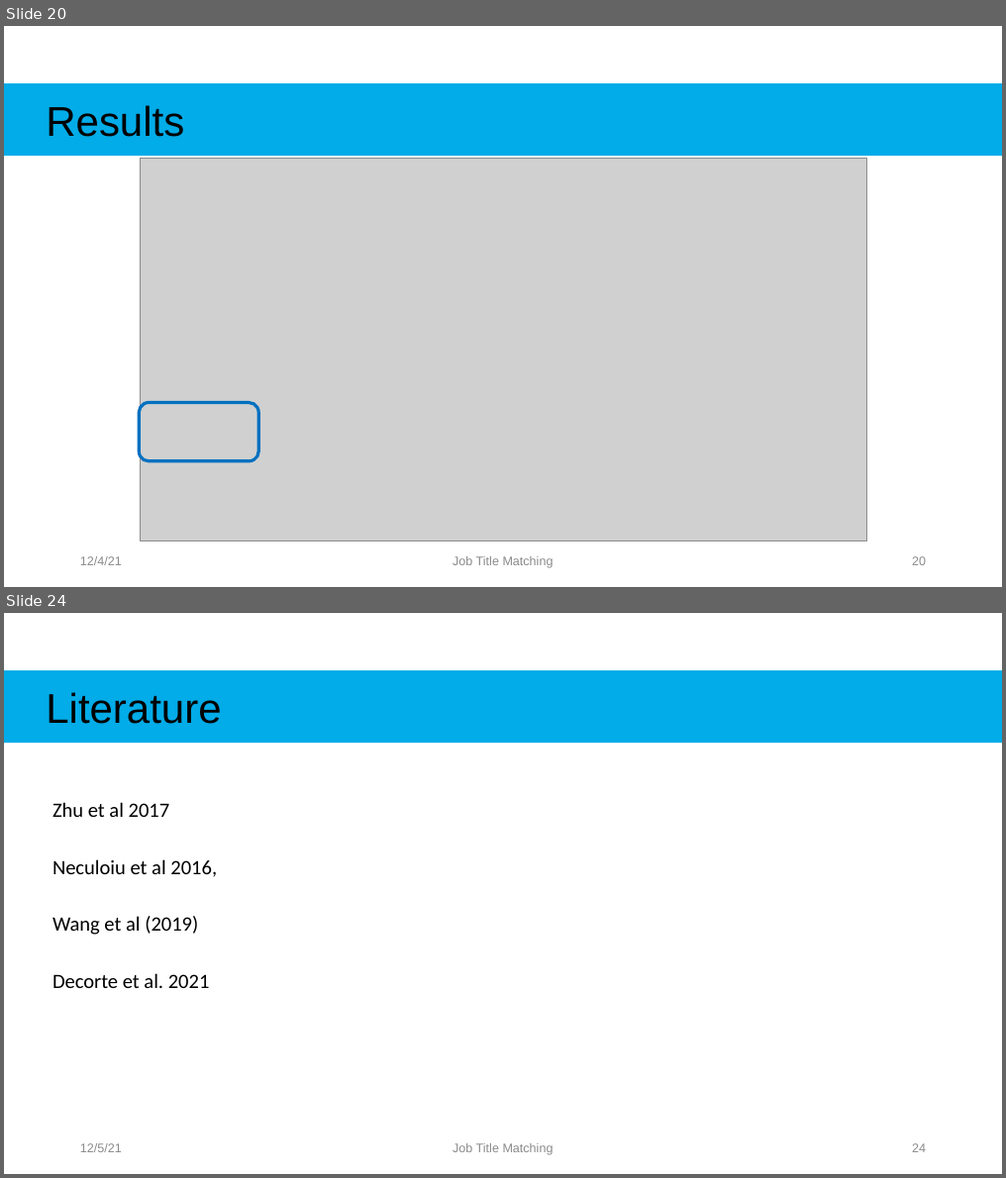
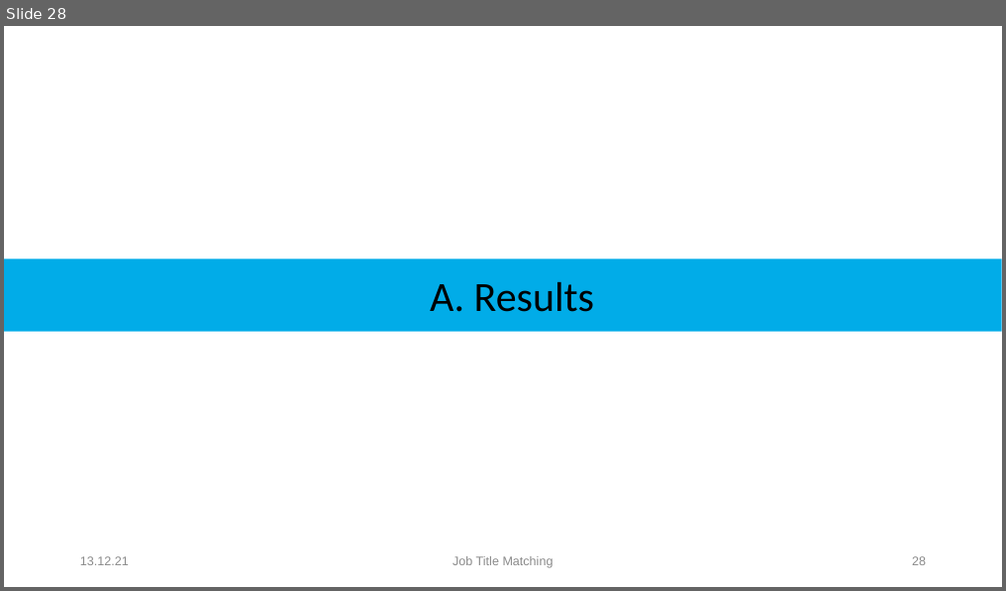
Before and after one commit to Rahkakavee/job-title-matching, a slide deck: presentation/Kolloquium.pptx. Shown one above the other, each under a label of ours: slides 20 and 24 before the commit, slide 28 after it; the slides between them are not shown. The pictures are 1006x1178 and 1006x591 pixels, drawn with LibreOffice and Linux fonts; fonts in the diff are those of the drawing; grey boxes stand for pictures. Boxes give left, top, right and bottom in pixels: in the first picture for what was removed or moved away, otherwise in the second. Text is boxed around its words. In the diff, an @@ line names an element or a change of style, - is before the commit and + after.

```diff
--- a/presentation/Kolloquium.pptx
+++ b/presentation/Kolloquium.pptx
@@ slide 24 removed at bbox=[4, 613, 1002, 1174], background #FFFFFF @@
@@ rectangle removed at bbox=[4, 670, 1002, 744] @@
-Literature
@@ text removed at bbox=[53, 802, 217, 988] @@
-Zhu et al 2017
-Neculoiu et al 2016,
-Wang et al (2019)
-Decorte et al. 2021
@@ text removed at bbox=[80, 1144, 122, 1153] @@
-12/5/21
@@ text removed at bbox=[452, 1144, 553, 1156] @@
-Job Title Matching
@@ page number removed at bbox=[912, 1144, 926, 1153] @@
-24
@@ what was slide 20 is now slide 28 @@
@@ slide 28 changed as well @@
@@ picture removed at bbox=[140, 158, 866, 541] @@
@@ rectangle "A. Results": place and size @@
-rectangle "A. Results" at bbox=[4, 83, 1002, 157]
+rectangle "A. Results" at bbox=[4, 259, 1002, 332]
@@ text in rectangle at bbox=[430, 282, 594, 312]: text changed; font Arial to Calibri @@
-Results
+A. Results
@@ rounded rectangle removed at bbox=[139, 402, 258, 461] @@
@@ text at bbox=[80, 557, 129, 566]: text changed @@
-12/4/21
+13.12.21
```
Also in this commit, not shown: 23 other slides changed, 9 slides added, 2 other files.
